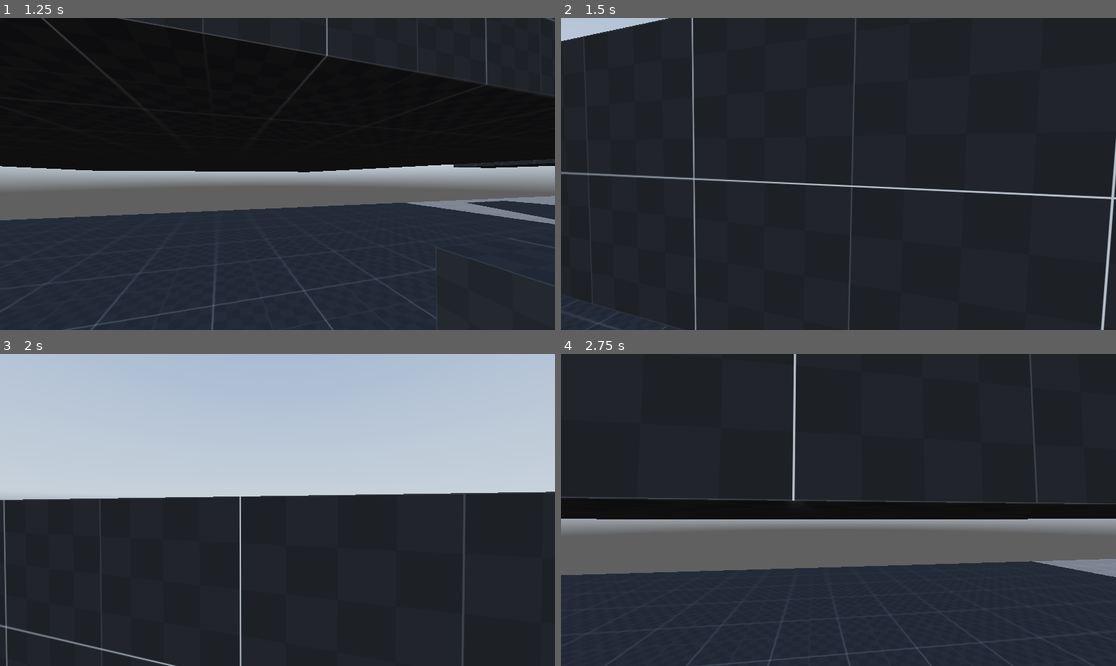
Above: before the commit, frames 1-4 (two rows, left to right).
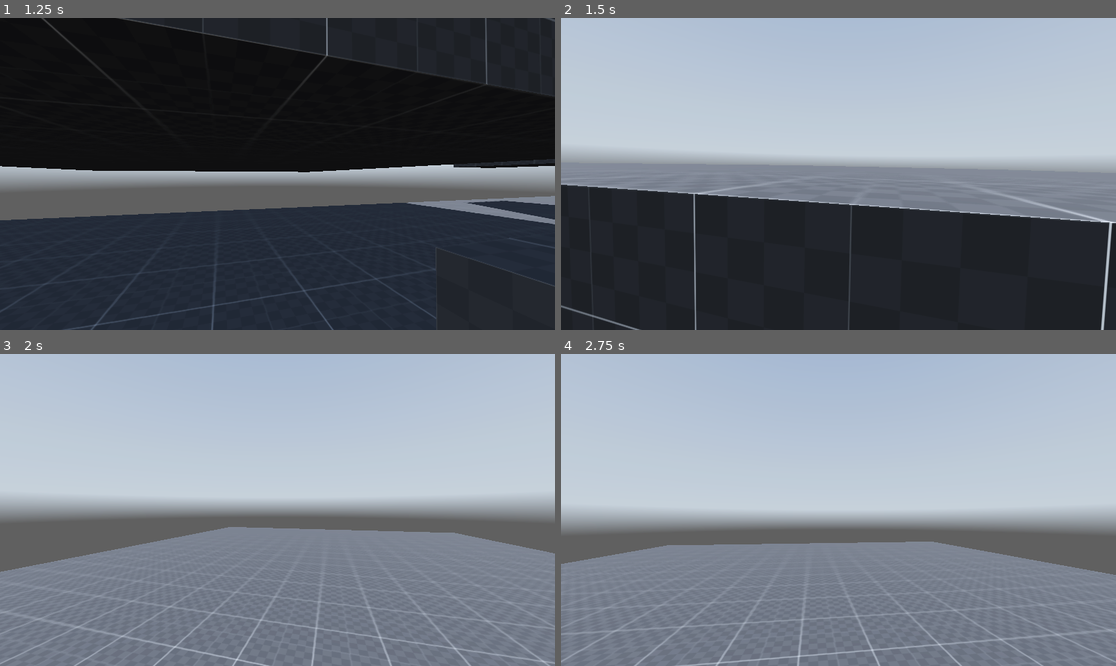
Above: after the commit, the same moments.

Repository: DrSpaniel/_Godot
Game: Godot game, scene res://scenes/main.tscn
Same seed, same stepped clock (60 frames per second), same inputs: the game is played once before the commit and once after it. A sky picture missing from this copy of the repository is replaced by a grey-blue gradient.
Inputs (mouse positions are in pixels of both pictures, inside the frame that each line leads up to):
- Up to frame 1 (1.25 s): tap Enter at 0.5 s; move the mouse to (305, 174) at 0.52 s; hold W (forward) from 0.53 s (still down); hold Space (crouch) from 0.53 s (still down); tap Shift (sprint) at 0.8 s
- Up to frame 2 (1.5 s): keep holding W (forward); move the mouse to (810, 174) at 1.27 s; release Space (crouch) at 1.28 s; tap Shift (sprint) at 1.35 s
- Up to frame 3 (2 s): keep holding W (forward); tap Space (crouch) at 1.55 s
- Up to frame 4 (2.75 s): keep holding W (forward); move the mouse to (849, 503) at 2.02 s; press the mouse at (849, 503) at 2.03 s; tap Shift (sprint) at 2.3 s

Frame 1 is identical in both runs. In frame 2, 59% of the frame differs, in the area x 0-100%, y 0-100%; in frame 3, 54%; in frame 4, 90%.

Commit message:
fixed crouch jump
but now i have to fix the collision bugging out when crouchjump touches the floor. may need another method

Diff:
--- a/fps_test1/scenes/main.tscn
+++ b/fps_test1/scenes/main.tscn
@@ -21,6 +21,9 @@
 glow_enabled = true
 
 [sub_resource type="CapsuleShape3D" id="CapsuleShape3D_sugp2"]
+
+[sub_resource type="CapsuleShape3D" id="CapsuleShape3D_tbgi4"]
+height = 1.0
 
 [sub_resource type="CapsuleShape3D" id="CapsuleShape3D_jyhfs"]
 height = 1.2
@@ -230,6 +233,12 @@
 size = Vector3(1, 2.7, 1)
 material = SubResource("StandardMaterial3D_k0juu")
 
+[node name="box7" type="CSGBox3D" parent="stage"]
+transform = Transform3D(1, 0, 0, 0, 1, 0, 0, 0, 1, 2, 2, 6)
+use_collision = true
+size = Vector3(1, 4, 1)
+material = SubResource("StandardMaterial3D_k0juu")
+
 [node name="cieling" type="CSGBox3D" parent="stage"]
 transform = Transform3D(1, 0, 0, 0, 1, 0, 0, 0, 1, 0, 2.33657, -12.579)
 use_collision = true
@@ -257,6 +266,11 @@
 [node name="standing_collision" type="CollisionShape3D" parent="player"]
 transform = Transform3D(1, 0, 0, 0, 1, 0, 0, 0, 1, 0, 1, 0)
 shape = SubResource("CapsuleShape3D_sugp2")
+
+[node name="crouchjump_collision" type="CollisionShape3D" parent="player"]
+transform = Transform3D(1, 0, 0, 0, 1, 0, 0, 0, 1, 0, 1.5, 0)
+shape = SubResource("CapsuleShape3D_tbgi4")
+disabled = true
 
 [node name="crouched_collision" type="CollisionShape3D" parent="player"]
 transform = Transform3D(1, 0, 0, 0, 1, 0, 0, 0, 1, 0, 0.6, 0)
--- a/fps_test1/scripts/player.gd
+++ b/fps_test1/scripts/player.gd
@@ -7,6 +7,7 @@
 @onready var eyes: Node3D = $neck/head/eyes
 @onready var standing_collision: CollisionShape3D = $standing_collision
 @onready var crouched_collision: CollisionShape3D = $crouched_collision
+@onready var crouchjump_collision: CollisionShape3D = $crouchjump_collision
 @onready var ray_cast_3d: RayCast3D = $RayCast3D
 @onready var camera_3d: Camera3D = $neck/head/eyes/Camera3D
 @onready var animation_player: AnimationPlayer = $neck/head/eyes/AnimationPlayer
@@ -246,10 +247,20 @@
 	# Add the gravity.
 	if not is_on_floor():
 		velocity += get_gravity() * delta
-		if Input.is_action_just_pressed("crouch"):		#cant fix this.... yet
+
+		if Input.is_action_pressed("crouch"):		#FIXED!!!!!!! but now there needs to be a raycast checker for the floor bug
 			print("crouchJump")
+			crouchjump_collision.disabled = false
+			standing_collision.disabled = true
 		elif Input.is_action_just_released("crouch"):
 			print("crouchJumpRelease")
+			crouchjump_collision.disabled = true
+			standing_collision.disabled = false
+	elif ray_cast_3d.is_colliding():
+			crouched_collision.disabled = true
+			crouchjump_collision.disabled = true
+			standing_collision.disabled = false
+
 
 
 
@@ -294,8 +305,7 @@
 func do_jump(charge):
 	print("crouch:", int(charge))
 
-	#velocity.y = jump_velocity * charge/10	#YESSSSS!!!!!! THIS WORKS!!!!!!!!!!!!
-	velocity.y = jump_velocity * 6.8/10		#to make sure crouch jumping works, putting this here so i can have something solid to work with
+	velocity.y = jump_velocity * charge/10	#YESSSSS!!!!!! THIS WORKS!!!!!!!!!!!!
 	sliding = false
 	is_charging = false
 	animation_player.play("jumping")
Not shown: 1 places in fps_test1/scenes/main.tscn that only renumber resources
